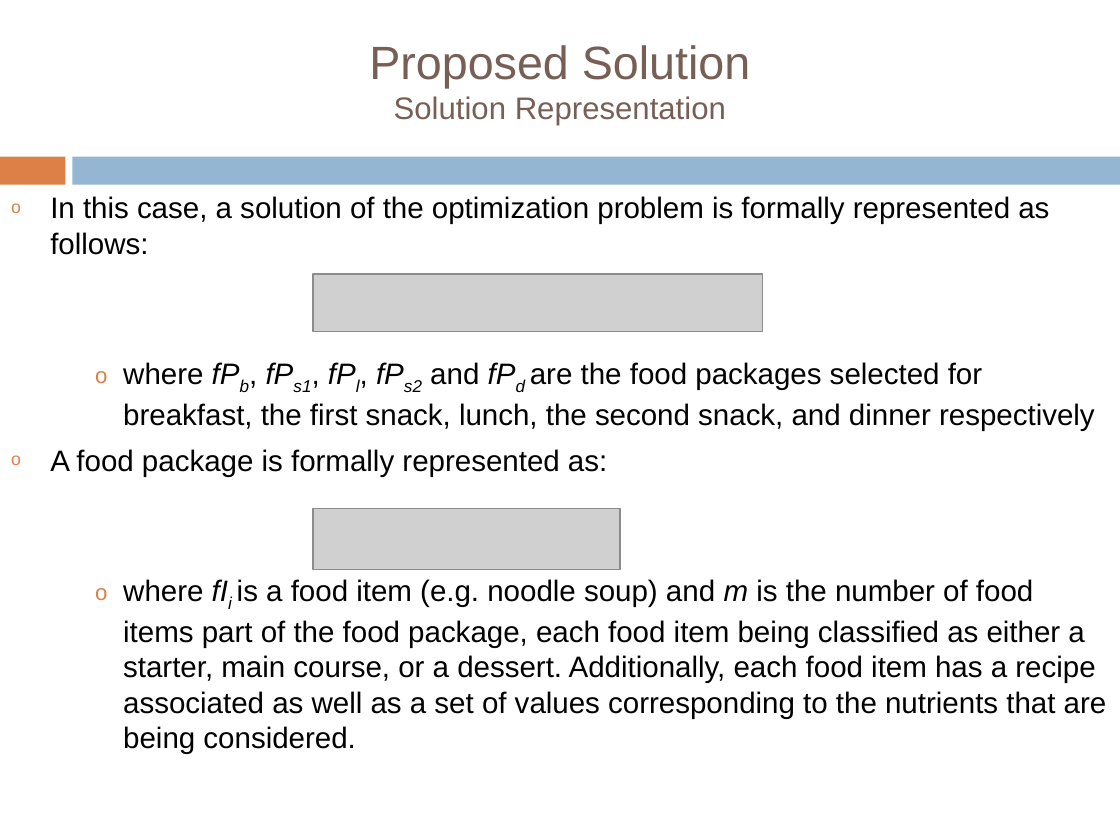
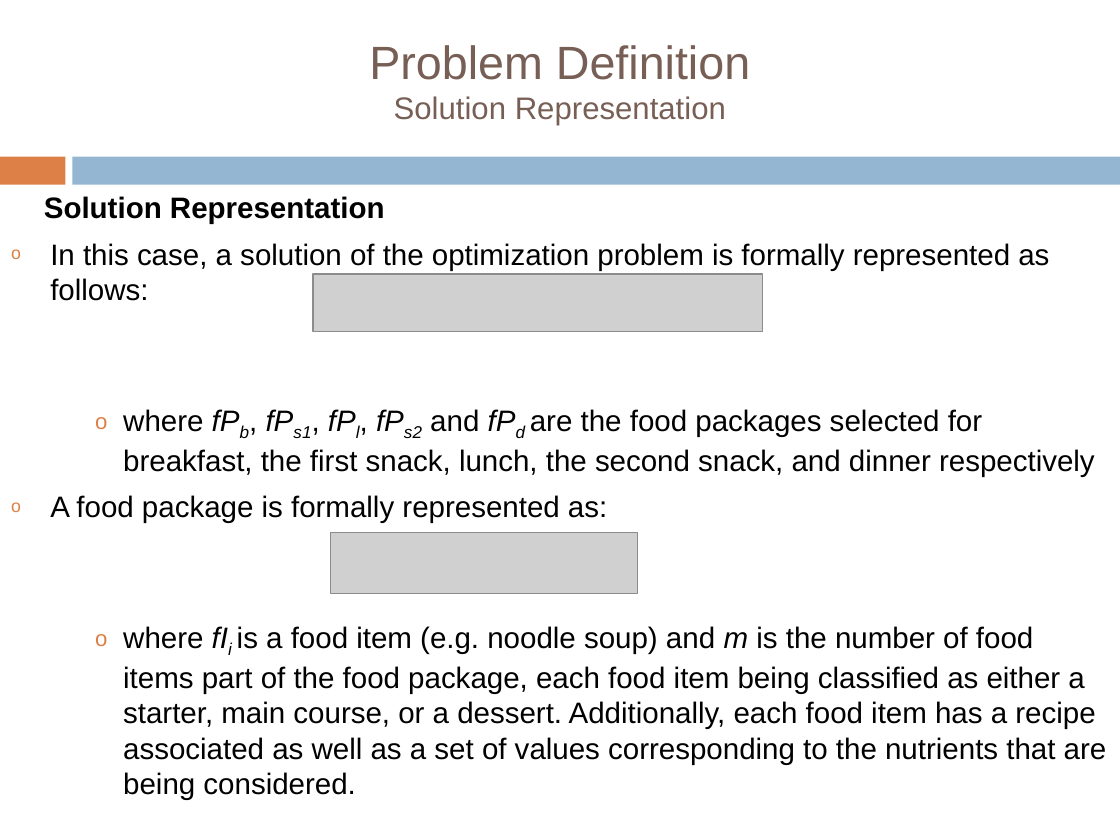
Before and after one commit to tiberiu-b/Diet4EldersDocumentation, a slide deck: slide 11 of Prezentare/TiberiuBoros.pptx (slide 8 before the commit). Drawn at 1120x840 pixels with LibreOffice and Linux fonts; fonts in the diff are those of the drawing; grey boxes stand for pictures; background and template pictures are left out. Boxes give left, top, right and bottom in pixels: in the first picture for what was removed or moved away, otherwise in the second. Text is boxed around its words. In the diff, an @@ line names an element or a change of style, - is before the commit and + after.

```diff
--- a/Prezentare/TiberiuBoros.pptx
+++ b/Prezentare/TiberiuBoros.pptx
@@ title at [369,45,750,126]: text changed @@
-  Proposed Solution
-  Solution Representation
+  Problem Definition
+  Solution Representation
@@ text at [44,196,385,224]: paragraph added @@
+Solution Representation
@@ picture: place and size @@
-picture at [314,508,620,570]
+picture at [330,532,637,594]
```
Also in this commit, not shown: 10 other slides changed, 15 slides added, 1 slide removed, 1 other file.
